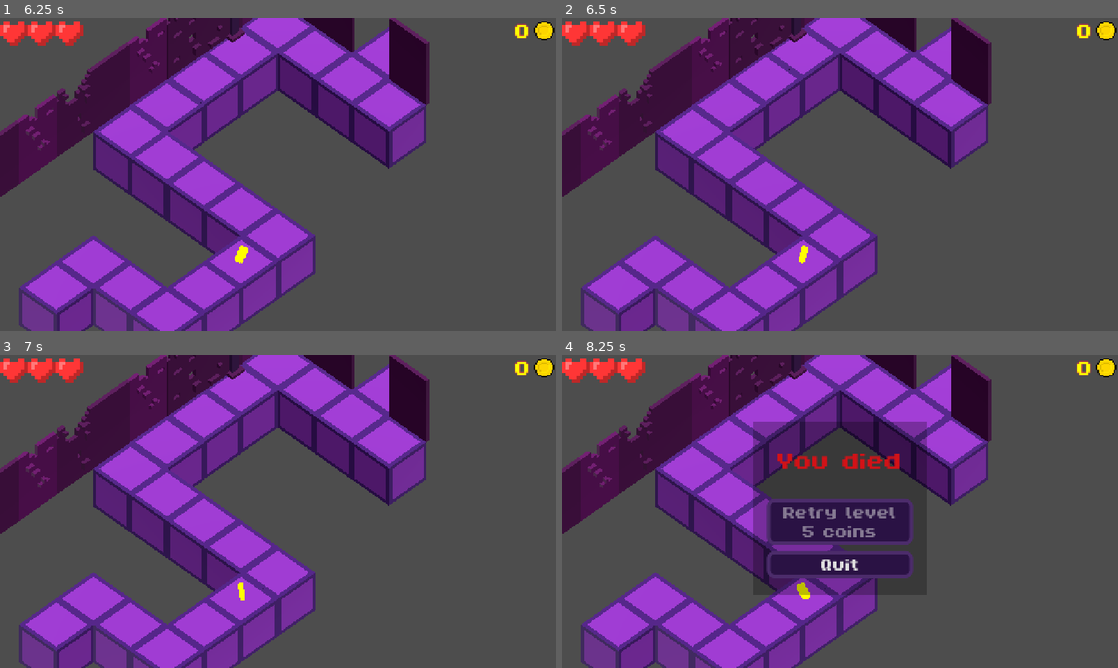
Above: before the commit, frames 1-4 (two rows, left to right).
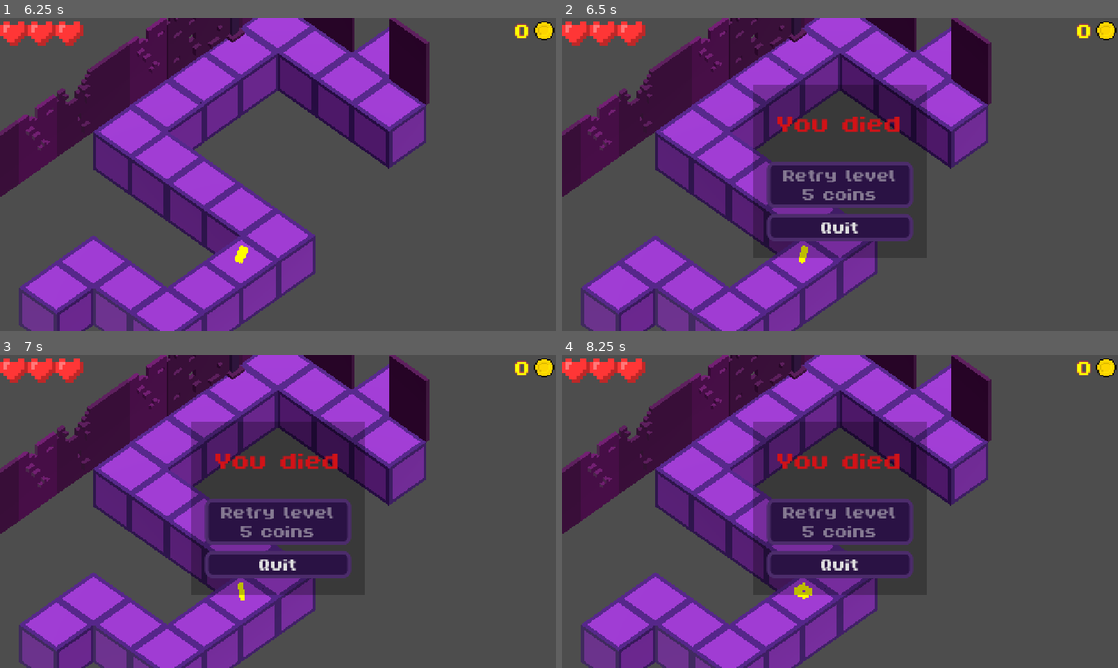
Above: after the commit, the same moments.

Repository: wenqiange/Looty-Dungeon-Recreation
Game: Godot game, scene res://Scenes/MainMenu.tscn
Two runs of this game, one before a commit and one after it. Both use one fixed random seed, a clock stepped at 60 frames per second and the inputs below. Sound files missing from this copy of the repository are replaced by a short silence.
Inputs (mouse positions are in pixels of both pictures, inside the frame that each line leads up to):
- Up to frame 1 (6.25 s): click (278, 89) at 0.5 s; click (278, 89) at 1.25 s; tap Enter at 2 s; move the mouse to (400, 158) at 2.02 s; hold D (move_right) 2.03-2.78 s; tap Z (Action) every 0.75 s from 2.1 to 5.85 s; move the mouse to (166, 190) at 2.77 s; hold S (move_down) 2.78-3.53 s; move the mouse to (333, 105) at 3.52 s; hold D (move_right) 3.53-4.28 s; move the mouse to (250, 237) at 4.27 s; hold W (move_up) 4.28-5.03 s; move the mouse to (444, 221) at 5.02 s; hold A (move_left) from 5.03 s (still down); move the mouse to (111, 127) at 5.77 s
- Up to frame 2 (6.5 s): keep holding A (move_left)
- Up to frame 3 (7 s): move the mouse to (305, 511) at 6.52 s; release A (move_left) at 6.53 s; hold S (move_down) from 6.53 s (still down); tap Z (Action) at 6.6 s
- Up to frame 4 (8.25 s): tap Space at 7.25 s; move the mouse to (756, 433) at 7.27 s; release S (move_down) at 7.28 s; hold D (move_right) 7.28-8.03 s; tap Z (Action) at 7.35, 8.1 s; tap Enter at 8 s; move the mouse to (962, 495) at 8.02 s; hold W (move_up) from 8.03 s (still down)

Frame 1 is identical in both runs. In frame 2, 11% of the frame differs, in the area x 34-66%, y 21-77%; in frame 3, 11%; in frame 4, less than 0.1%.

Commit message:
Sound Fixes

Diff:
--- a/looty-dungeon/Nodes/arquero.tscn
+++ b/looty-dungeon/Nodes/arquero.tscn
@@ -9,8 +9,8 @@
 [ext_resource type="Script" uid="uid://sd0cn462nyjn" path="res://Scripts/bow.gd" id="6_kf4pe"]
 [ext_resource type="AudioStream" uid="uid://dx0xfw562xtxh" path="res://Sounds/HitSound.mp3" id="7_kf4pe"]
 [ext_resource type="Texture2D" uid="uid://8ug4o0kk1sgr" path="res://Assets/Heart.png" id="8_1negf"]
-[ext_resource type="AudioStream" uid="uid://tjy60rw312pc" path="res://Sounds/arrow_sound.mp3" id="8_5nirr"]
 [ext_resource type="AudioStream" uid="uid://bgfr86edb8mdh" path="res://Sounds/Death_sound.mp3" id="8_t7njs"]
+[ext_resource type="AudioStream" uid="uid://da3kch4at46ik" path="res://Sounds/ArrowSound.mp3" id="9_4sddp"]
 [ext_resource type="Script" uid="uid://btgpbt4h6okiv" path="res://Scripts/life_bar.gd" id="9_sg4uk"]
 [ext_resource type="Theme" uid="uid://cmt8euj1nkipj" path="res://Assets/Basic_UI.tres" id="13_eprvr"]
 [ext_resource type="Texture2D" uid="uid://j70kbl1oxa1t" path="res://Assets/Coin.png" id="13_q16sl"]
@@ -385,7 +385,7 @@
 one_shot = true
 
 [node name="ArrowSound" type="AudioStreamPlayer3D" parent="Bow" unique_id=1550762623]
-stream = ExtResource("8_5nirr")
+stream = ExtResource("9_4sddp")
 volume_db = -6.858
 
 [node name="HitAnimator" type="AnimationPlayer" parent="." unique_id=712445031]
--- a/looty-dungeon/Scenes/game.tscn
+++ b/looty-dungeon/Scenes/game.tscn
@@ -193,6 +193,8 @@
 fade = NodePath("../../../fade_transition")
 UI = NodePath("../..")
 
+[node name="GameOver" type="AudioStreamPlayer3D" parent="UI/DeathMenu" unique_id=672904164]
+
 [connection signal="dead" from="Arquero" to="UI/DeathMenu" method="on_death"]
 [connection signal="pressed" from="UI/PauseMenu/VBoxContainer/ResumeButton" to="UI/PauseMenu" method="unpause_game"]
 [connection signal="pressed" from="UI/PauseMenu/VBoxContainer/QuitButton" to="UI/PauseMenu/VBoxContainer/QuitButton" method="_on_pressed"]
--- a/looty-dungeon/Scripts/death_menu.gd
+++ b/looty-dungeon/Scripts/death_menu.gd
@@ -2,6 +2,8 @@
 
 func on_death():
 	show()
+	$GameOver.play()
+	await $GameOver.finished
 	get_tree().paused = true
 
 
--- a/looty-dungeon/Scripts/player.gd
+++ b/looty-dungeon/Scripts/player.gd
@@ -56,8 +56,6 @@
 			await animator.animation_finished
 			await $FallSound.finished
 			$DeathSound.play()
-			$GameOver.play()
-			await $GameOver.finished
 			dead.emit()
 			return
 
@@ -105,8 +103,6 @@
 	animator.play("Basic/Die")
 	$DeathSound.play()
 	await animator.animation_finished
-	$GameOver.play()
-	await $GameOver.finished
 	dead.emit()
 
 func on_hit():
Not shown, added: looty-dungeon/Sounds/ArrowSound.mp3.import
Not shown, added: looty-dungeon/Sounds/ArrowSound.mp3
